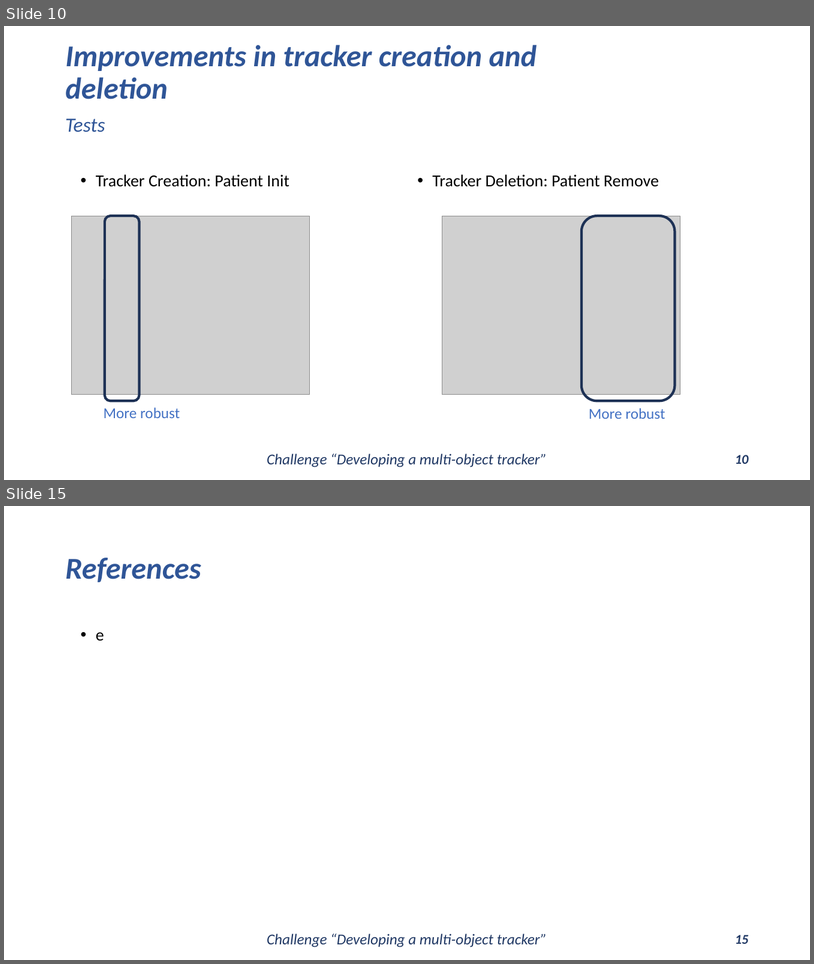
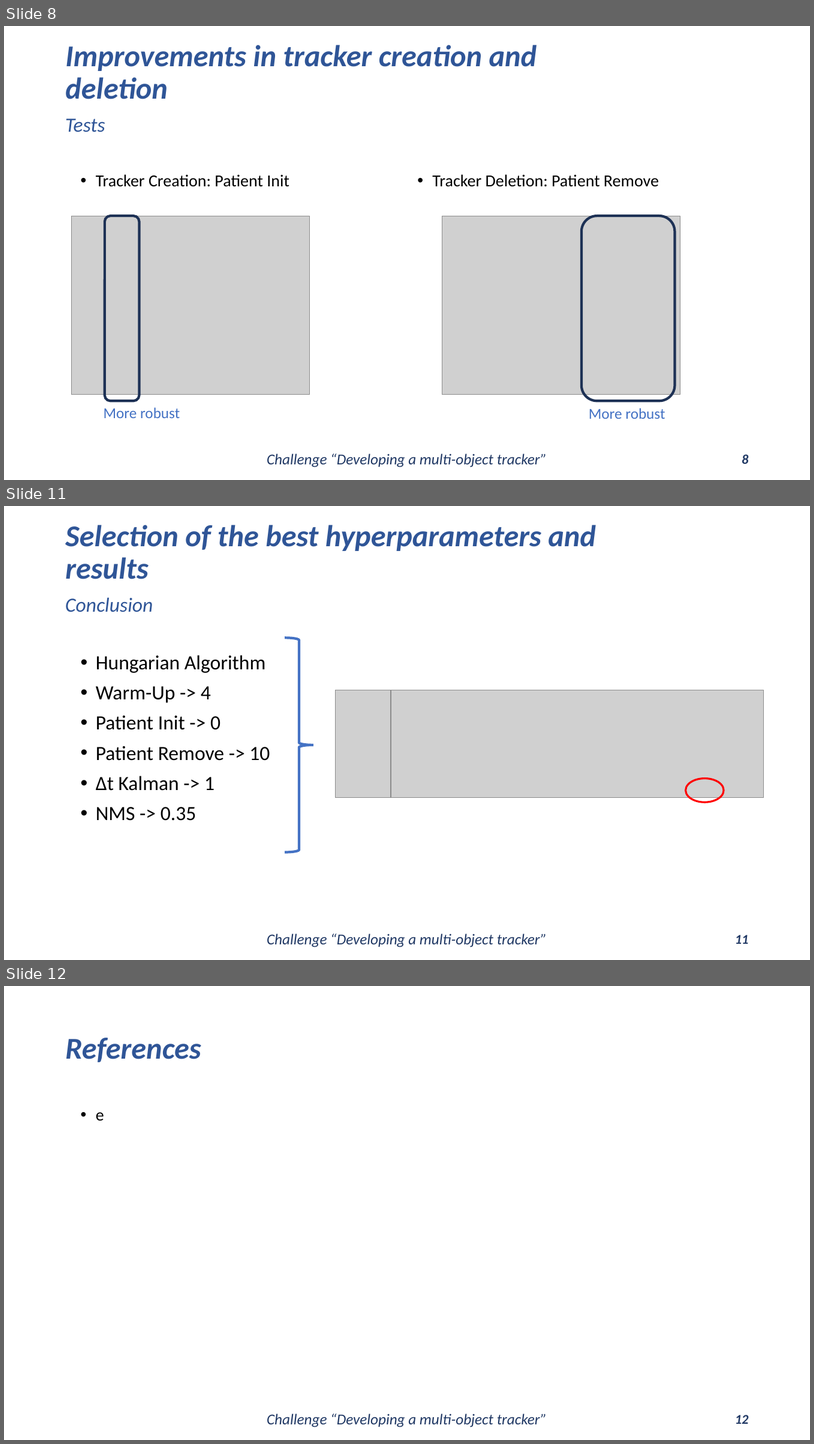
Before and after one commit to Javimh18/DL4VSP, a slide deck: dlvsp_challenge_material/challenge.pptx. Shown one above the other, each under a label of ours: slides 10 and 15 before the commit, slides 8, 11 and 12 after it; the slides between them are not shown. The pictures are 814x964 and 814x1444 pixels, drawn with LibreOffice and Linux fonts; fonts in the diff are those of the drawing; grey boxes stand for pictures. Boxes give left, top, right and bottom in pixels: in the first picture for what was removed or moved away, otherwise in the second. Text is boxed around its words. In the diff, an @@ line names an element or a change of style, - is before the commit and + after.

```diff
--- a/dlvsp_challenge_material/challenge.pptx
+++ b/dlvsp_challenge_material/challenge.pptx
@@ slide 11 added at box(4, 506, 810, 960), background #FFFFFF @@
@@ title added at box(65, 525, 596, 579), 36 pt, text #2F5597, bold, italic @@
+Selection of the best hyperparameters and results
@@ text added at box(65, 597, 153, 612), 24 pt, text #2F5597, italic @@
+Conclusion
@@ right brace added at box(285, 638, 313, 852), outline #4472C4 3 pt @@
@@ subtitle added at box(96, 655, 270, 820), 24 pt, text #000000 @@
+• Hungarian Algorithm
+• Warm-Up -> 4
+• Patient Init -> 0
+• Patient Remove -> 10
+• Δt Kalman -> 1
+• NMS -> 0.35
@@ picture added at box(336, 691, 391, 798) @@
@@ picture added at box(391, 691, 764, 798) @@
@@ ellipse added at box(686, 778, 725, 802), outline #FF0000 2.25 pt @@
@@ text added at box(267, 933, 547, 947), 18 pt, text #203864, italic @@
+Challenge “Developing a multi-object tracker”
@@ page number added at box(735, 934, 749, 943), 16 pt, text #203864, bold, italic @@
+11
@@ what was slide 10 is now slide 8 @@
@@ page number at box(742, 454, 749, 463): text changed @@
-10
+8
@@ what was slide 15 is now slide 12 @@
@@ page number at box(735, 1414, 749, 1423): text changed @@
-15
+12
```
Also in this commit, not shown: 6 slides changed, 1 slide removed.
